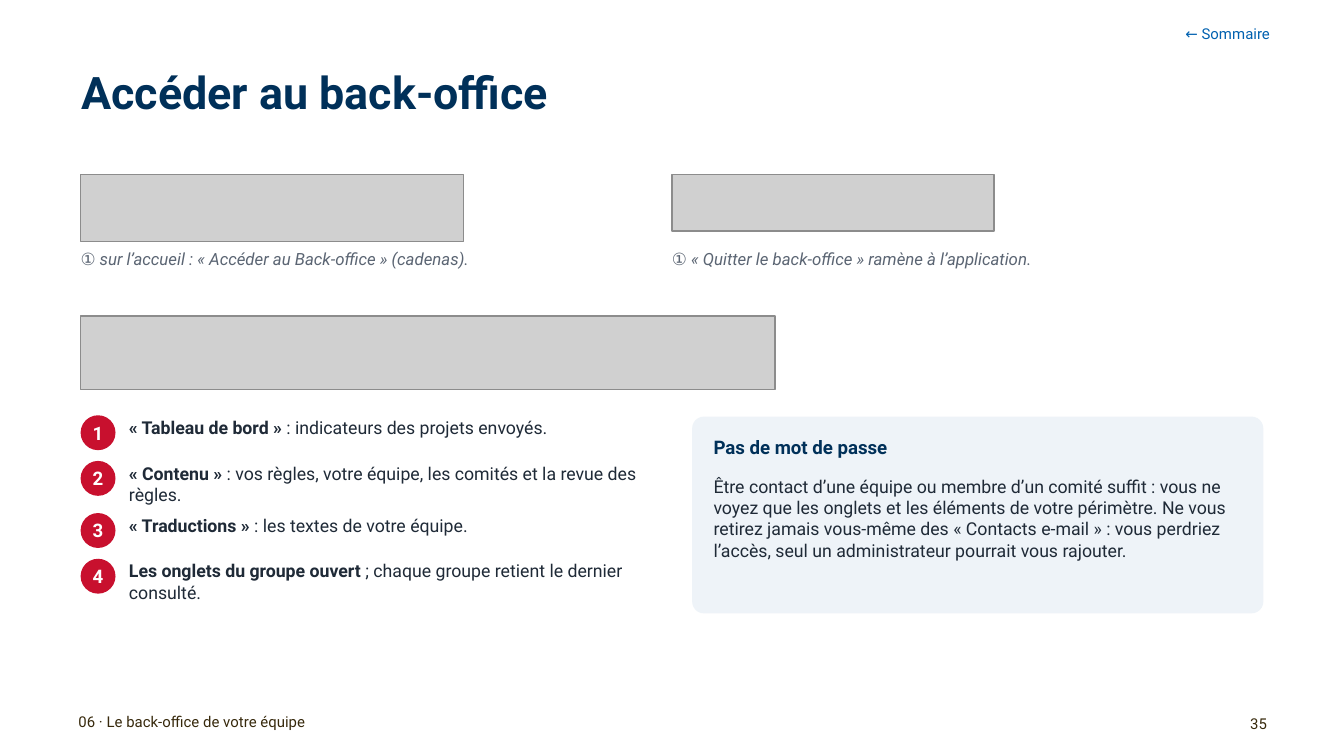
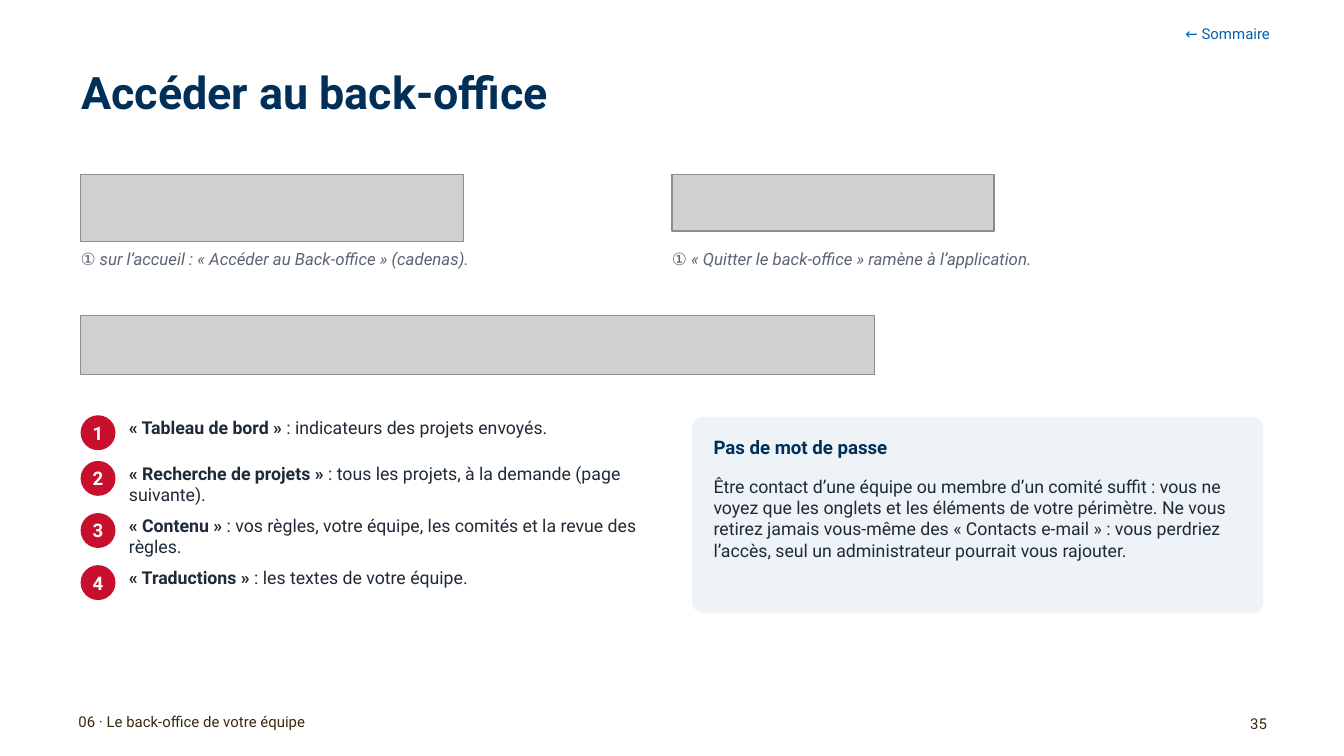
Before and after one commit to antoinelmariel-ux/ProjectNavigator, a slide deck: slide 35 of docs/Project Navigator_ Manuel SME.pptx. Drawn at 1344x756 pixels with LibreOffice and Linux fonts; fonts in the diff are those of the drawing; grey boxes stand for pictures; background and template pictures are left out. Boxes give left, top, right and bottom in pixels: in the first picture for what was removed or moved away, otherwise in the second. Text is boxed around its words. In the diff, an @@ line names an element or a change of style, - is before the commit and + after.

```diff
--- a/docs/Project Navigator_ Manuel SME.pptx
+++ b/docs/Project Navigator_ Manuel SME.pptx
@@ picture: place and size @@
-picture at (81,316,775,390)
+picture at (81,316,875,375)
@@ text at (129,466,620,505): text changed @@
-Les onglets du groupe ouvert ; chaque groupe retient le dernier consulté.
+« Recherche de projets » : tous les projets, à la demande (page suivante).
@@ text "« Contenu » : vos ...": place and size @@
-text "« Contenu » : vos ..." at (129,466,636,505)
+text "« Contenu » : vos ..." at (129,518,636,557)
@@ ellipse "4": place and size @@
-ellipse "4" at (81,559,116,594)
+ellipse "4" at (81,566,116,601)
@@ text "« Traductions » : les ...": place and size @@
-text "« Traductions » : les ..." at (142,518,467,536)
+text "« Traductions » : les ..." at (142,570,467,588)
```
Also in this commit, not shown: 6 other slides changed, 2 slides added, 1 other file.
